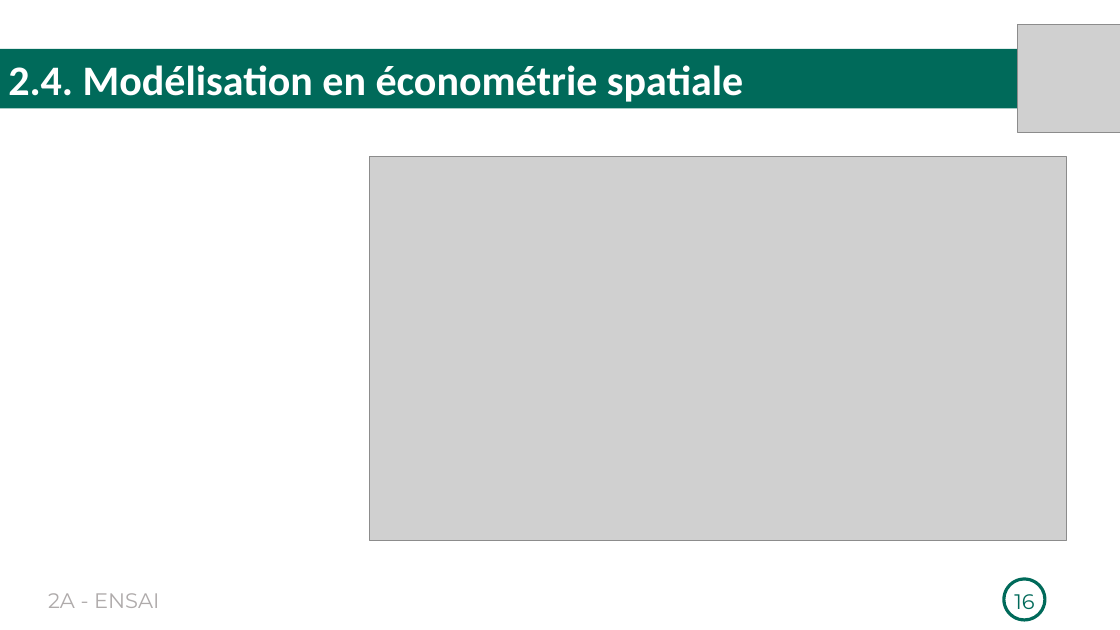
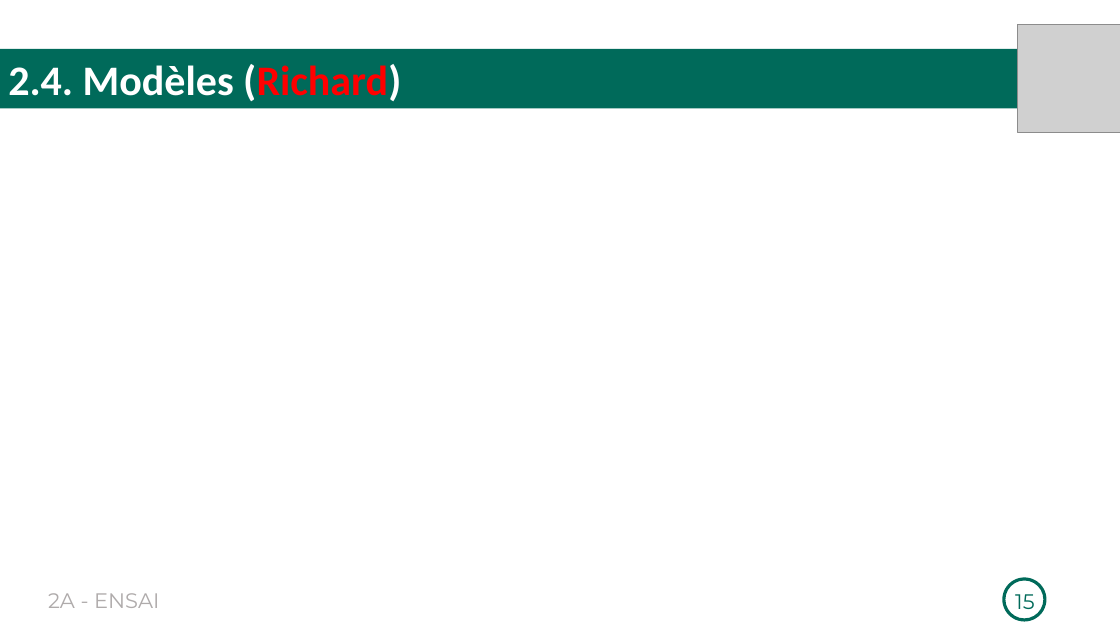
Before and after one commit to Richard-GOZAN/Projet-Stat-2A-Ensai, a slide deck: slide 15 of Présentation/Soutenance_Groupe25.pptx (slide 16 before the commit). Drawn at 1120x630 pixels with LibreOffice and Linux fonts; fonts in the diff are those of the drawing; grey boxes stand for pictures. Boxes give left, top, right and bottom in pixels: in the first picture for what was removed or moved away, otherwise in the second. Text is boxed around its words. In the diff, an @@ line names an element or a change of style, - is before the commit and + after.

```diff
--- a/Présentation/Soutenance_Groupe25.pptx
+++ b/Présentation/Soutenance_Groupe25.pptx
@@ text in rectangle at <box>8,64,401,101</box>: text changed @@
-2.4. Modélisation en économétrie spatiale
+2.4. Modèles (Richard)
@@ picture removed at <box>370,156,1066,540</box> @@
@@ page number at <box>1015,594,1034,609</box>: text changed @@
-16
+15
```
Also in this commit, not shown: 12 other slides changed, 3 slides added, 3 slides removed, 1 other file.
